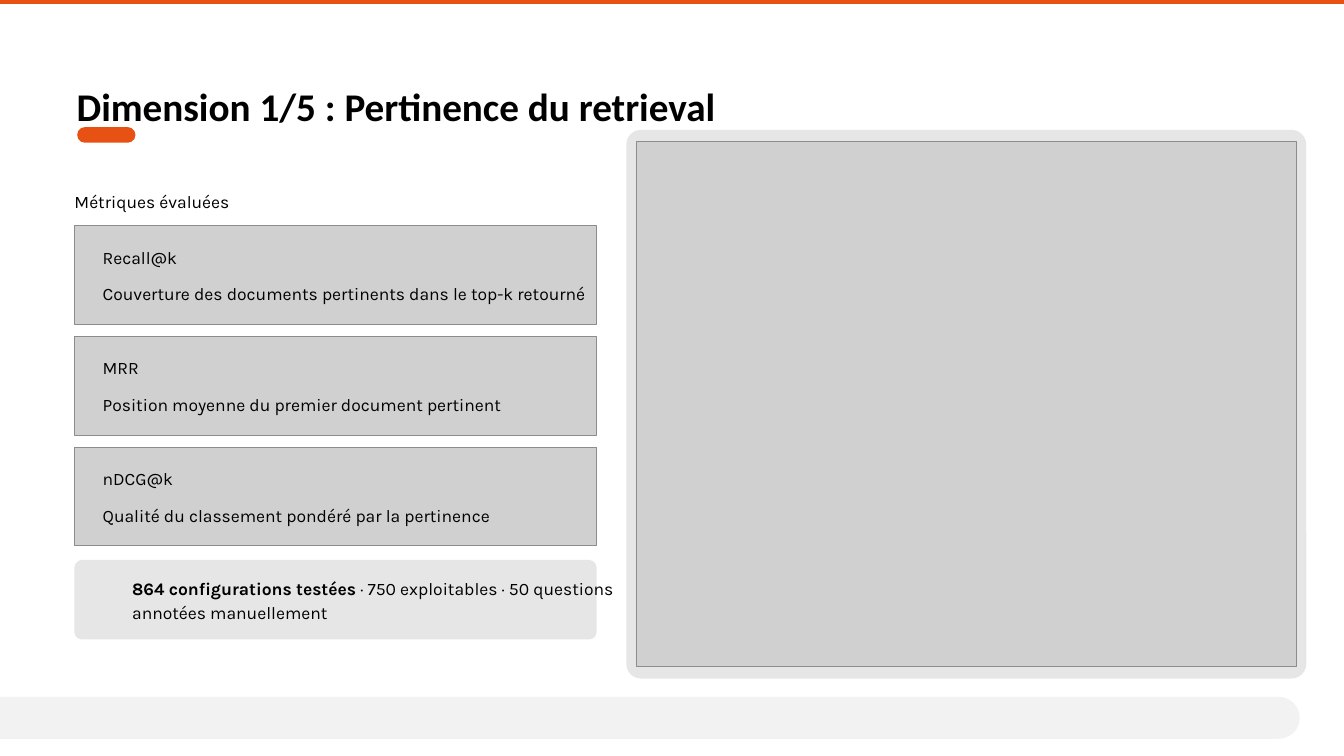
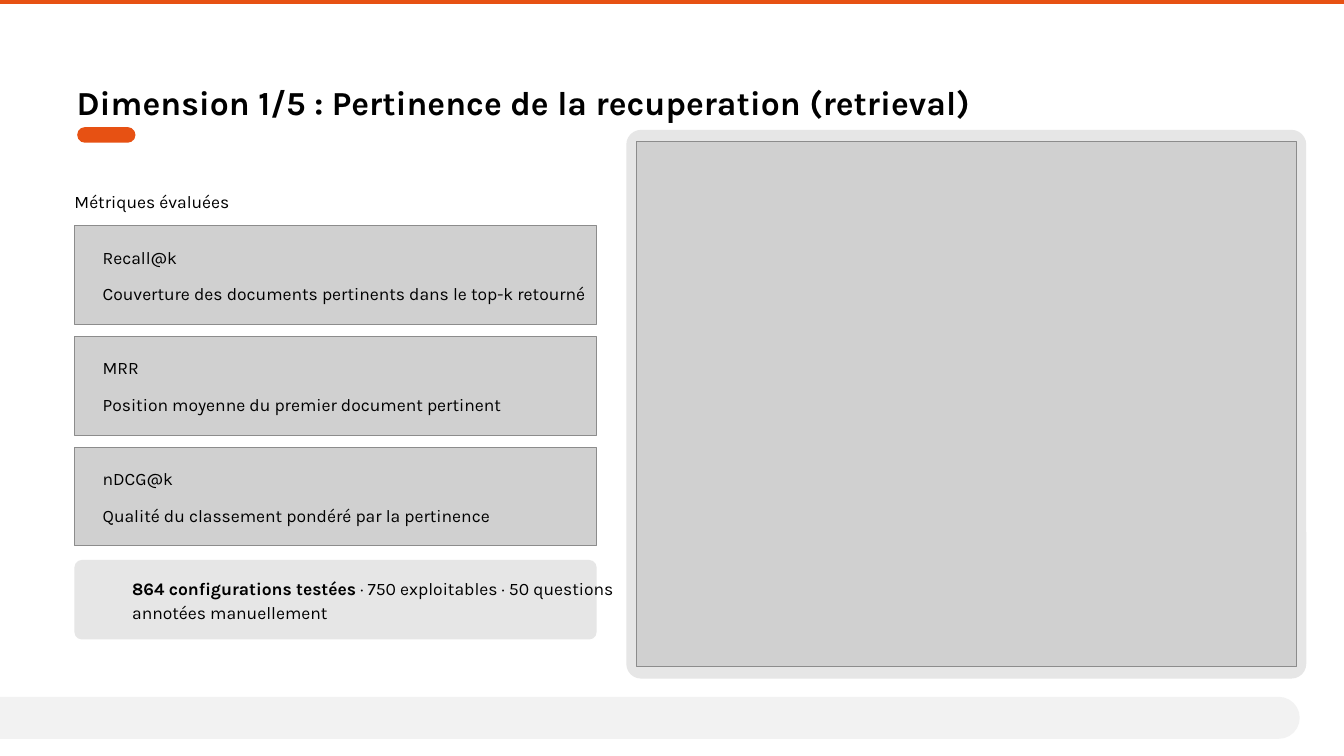
Before and after one commit to AurelienLELEU/memoire, a slide deck: slide 7 of Évaluer la cohérence et la fiabilité d'un système RAG en contexte industriel critique.pptx. Drawn at 1344x756 pixels with LibreOffice and Linux fonts; fonts in the diff are those of the drawing; grey boxes stand for pictures; background and template pictures are left out. Boxes give left, top, right and bottom in pixels: in the first picture for what was removed or moved away, otherwise in the second. Text is boxed around its words. In the diff, an @@ line names an element or a change of style, - is before the commit and + after.

```diff
--- a/Évaluer la cohérence et la fiabilité d'un système RAG en contexte industriel critique.pptx
+++ b/Évaluer la cohérence et la fiabilité d'un système RAG en contexte industriel critique.pptx
@@ text at box(77, 90, 969, 123): text changed; size 28 to 24 pt; font Calibri to Karla @@
-Dimension 1/5 : Pertinence du retrieval
+Dimension 1/5 : Pertinence de la recuperation (retrieval)
```
Also in this commit, not shown: 12 other slides changed.
